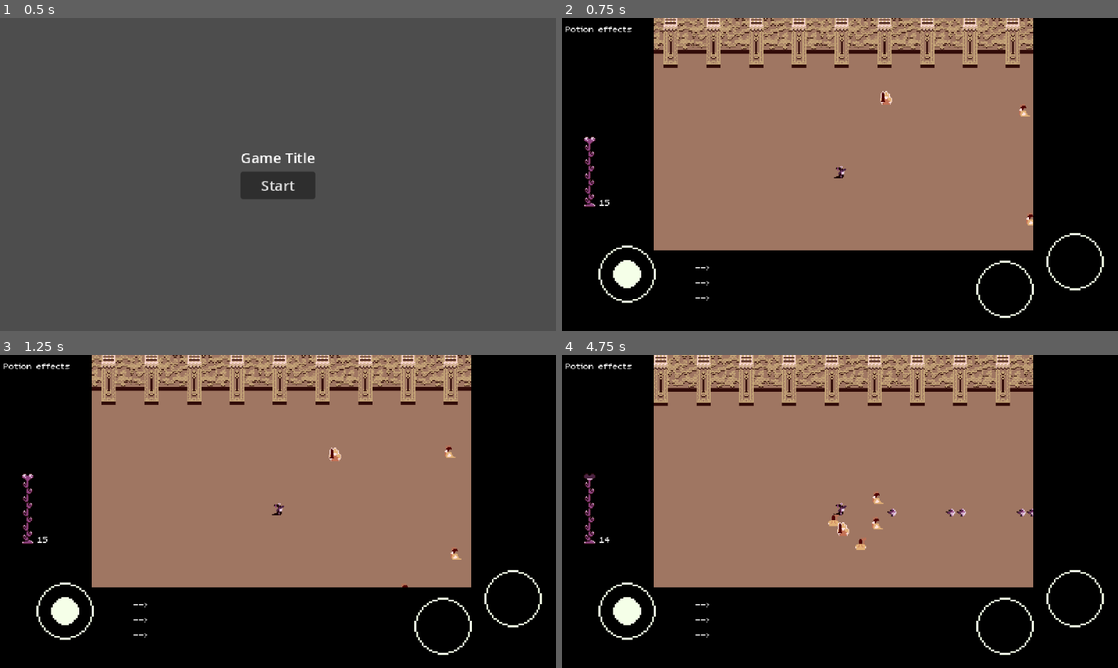
Above: before the commit, frames 1-4 (two rows, left to right).
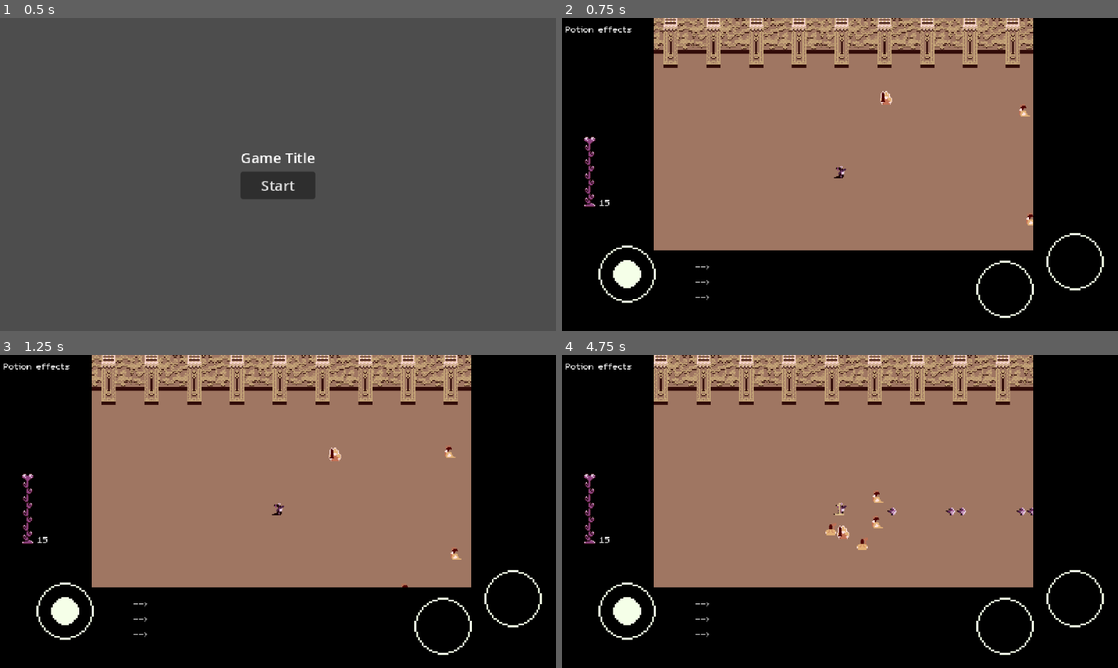
Above: after the commit, the same moments.

Repository: DanWaywell/collab_jam_game
Game: Godot game, scene res://menu/start_menu.tscn
The game is run twice, just before and just after one commit, with the same random seed, the same clock (stepped at 60 frames per second) and the same inputs.
Inputs (mouse positions are in pixels of both pictures, inside the frame that each line leads up to):
- Up to frame 1 (0.5 s): no input
- Up to frame 2 (0.75 s): click "Start" at 0.5 s
- Up to frame 3 (1.25 s): no input
- Up to frame 4 (4.75 s): move the mouse to (962, 495) at 1.27 s; hold D (move_right) 1.28-2 s; hold Space (action_1) 1.28-2 s; click (962, 495) at 1.42 s; drag from (728, 527) to (917, 577) at 2.02 s; move the mouse to (895, 442) at 2.77 s; hold D (move_right) 2.78-3.5 s; hold Space (action_1) 2.78-3.5 s; drag from (812, 574) to (884, 536) at 3.52 s; move the mouse to (1006, 558) at 4.27 s; hold A (move_left) from 4.28 s (still down); hold Space (action_1) from 4.28 s (still down)

Frame 1 is identical in both runs. In frame 2, less than 0.1% of the frame differs, in the area x 0-27%, y 2-91%; in frame 3, less than 0.1%; in frame 4, 4.7%, in the area x 0-85%, y 0-91%.

Commit message:
dmg numbers
+ minor fixes

Diff:
--- /dev/null
+++ b/src/game/dmg_numbers.gd
@@ -0,0 +1,67 @@
+class_name DamageNumbers extends Node
+
+@onready var label = preload("res://ui_common/dmg_popup_number.tscn")
+
+var damage_number_time: float = 0.8
+
+func display_dot_number(value: float, target_position, new_color: Color, is_heal: bool = false):
+#	target_position.y -= 25
+#	target_position.x -= 15
+	var number: RichTextLabel = label.instantiate()
+	var int_value = int(value)
+	number.global_position = target_position
+	if is_heal == true:
+		number.text = "\n[wave amp=25.0 freq=5.0 connected=0]+ " + str(int_value) + "[/wave]"
+	else:
+		number.text = "\n[wave amp=25.0 freq=5.0 connected=0]" + str(int_value) + "[/wave]"
+
+	number.z_index = 6
+
+	number.add_theme_color_override("default_color", new_color)
+	call_deferred("add_child",number)
+
+	await number.ready
+	number.pivot_offset =(number.size / 2)
+
+	var tween2 = self.create_tween().bind_node(number).set_trans(Tween.TRANS_ELASTIC).set_ease(Tween.EASE_OUT)
+	tween2.tween_property(number, "global_position", (target_position + Vector2 (0,-60)), damage_number_time).from(target_position)
+
+	await tween2.finished
+
+	number.visible = false
+	remove_child(number)
+	number.queue_free()
+
+func display_numbers(value: float, _target_position: Vector2,target, _is_critical: bool = false, new_color: Color = Color.WEB_PURPLE):
+	# TODO : color for Overload
+	_target_position = target.global_position
+	_target_position.y -= 25
+	_target_position.x -= 5
+	var number: RichTextLabel = label.instantiate()
+	var int_value = int(value)
+	number.global_position = _target_position
+	number.text = "[wave amp=25.0 freq=5.0 connected=0]" + str(int_value) + "[/wave]"
+	number.z_index = 6
+	var color = new_color
+
+	if _is_critical:
+		color = "#B22"
+		number.scale = Vector2(1.5,1.5)
+	if value == 0:
+		color = "#FFF8"
+	number.add_theme_color_override("default_color", color)
+	target.add_child(number)
+
+	await get_tree().process_frame
+	if is_instance_valid(number):
+		number.pivot_offset =(number.size / 2)
+		print("number pos", number.global_position)
+		var tween2 = number.create_tween().bind_node(number).set_trans(Tween.TRANS_ELASTIC).set_ease(Tween.EASE_OUT)
+		tween2.tween_property(number, "global_position", ( _target_position + Vector2 (0,-20)), 0.4).from(_target_position)
+
+	await get_tree().create_timer(0.7).timeout
+	if is_instance_valid(number):
+		print("number pos", number.global_position)
+		number.visible = false
+		target.remove_child(number)
+		number.queue_free()
--- a/src/game/global_data.gd
+++ b/src/game/global_data.gd
@@ -12,6 +12,11 @@
 var projectile_speed := 80.0
 var velocity
 
+
+#colors
+var enemy_color: Color = Color(0.81, 0.199, 0.0)
+var rival_color: Color = Color(0.883, 0.761, 0.561)
+
 # enemy vars
 var attack_cooldown = 1.0
 var attacking = false
--- a/src/game/global_game_manager.gd
+++ b/src/game/global_game_manager.gd
@@ -21,6 +21,8 @@
 signal mob_spawned(mob:Mob)
 
 @onready var debug_overlay = $debug_overlay
+@onready var popup_numbers: DamageNumbers = $dmg_numbers
+
 
 func _ready() -> void:
 	enemy_killed_by_player.connect(quickness_combo)
--- a/src/game/global_game_manager.tscn
+++ b/src/game/global_game_manager.tscn
@@ -1,7 +1,8 @@
-[gd_scene load_steps=4 format=3 uid="uid://xcdvgkn005ur"]
+[gd_scene load_steps=5 format=3 uid="uid://xcdvgkn005ur"]
 
 [ext_resource type="Script" uid="uid://b15yelixhw54w" path="res://game/global_game_manager.gd" id="1_7rmnk"]
 [ext_resource type="Script" uid="uid://cwmktv3cd0l8d" path="res://game/debug_overlay.gd" id="2_eh8v3"]
+[ext_resource type="Script" uid="uid://duyxmk8ck8qx5" path="res://game/dmg_numbers.gd" id="3_6vcaf"]
 
 [sub_resource type="Theme" id="Theme_l7gmg"]
 Label/colors/font_color = Color(1, 0.292141, 0.752612, 1)
@@ -241,5 +242,8 @@
 [node name="Button" type="Button" parent="debug_overlay/Potions"]
 layout_mode = 2
 
+[node name="dmg_numbers" type="Node" parent="."]
+script = ExtResource("3_6vcaf")
+
 [connection signal="timeout" from="quick_kill_timer" to="." method="_on_quick_kill_timer_timeout"]
 [connection signal="timeout" from="quick_kill_timer_rival" to="." method="_on_quick_kill_timer_rival_timeout"]
--- a/src/opponent/opponent.gd
+++ b/src/opponent/opponent.gd
@@ -17,7 +17,7 @@
 func attack_player(body: Player):
 	if GlobalData.attacking == false:
 		GlobalData.attacking = true
-		body.take_damage(1,self)
+		body.take_damage(1,self, GlobalData.enemy_color)
 		GlobalData.attack_timer()
 	pass
 
@@ -85,9 +85,10 @@
 
 
 var last_hit_source: CharacterBody2D
-func take_damage(damage, source: CharacterBody2D):
+func take_damage(damage, source: CharacterBody2D, color: Color):
 	health -= damage
 	last_hit_source = source
+	GlobalGameManager.popup_numbers.display_numbers(damage, global_position, self, false, color)
 
 
 func check_health():
@@ -96,6 +97,11 @@
 			GlobalGameManager.enemy_killed_by_player.emit(self)
 		if last_hit_source is Rival:
 			GlobalGameManager.enemy_killed_by_rival.emit(self)
+
+		# wait a bit before queue_free to show the dmg number
+		$attack_reach/CollisionShape2D.disabled = true
+		$Sprite2D.visible = false
+		await get_tree().create_timer(0.7).timeout
 		queue_free()
 
 
--- a/src/opponent/opponent.tscn
+++ b/src/opponent/opponent.tscn
@@ -14,6 +14,7 @@
 [node name="Opponent" type="CharacterBody2D" groups=["mobs"]]
 collision_layer = 4
 collision_mask = 3
+motion_mode = 1
 script = ExtResource("1_sq63s")
 
 [node name="CollisionShape2D" type="CollisionShape2D" parent="."]
--- a/src/player/character.gd
+++ b/src/player/character.gd
@@ -55,6 +55,7 @@
 	new_projectile.damage = GlobalData.dmg
 	new_projectile.position = position
 	new_projectile.source = self
+	new_projectile.color = Color.WEB_PURPLE
 	new_projectile.direction = direction_facing
 	add_sibling(new_projectile)
 
@@ -73,11 +74,13 @@
 				direction_facing = Vector2.UP
 
 
-func take_damage(damage, _source: CharacterBody2D):
+func take_damage(damage, _source: CharacterBody2D, color: Color):
 	if damage > 0:
 		GlobalData.health -= damage
 		GlobalGameManager.player_takes_damage.emit()
 	GlobalGameManager.player_got_hit.emit()
+	GlobalGameManager.popup_numbers.display_numbers(damage, global_position,self, false, color)
+
 
 func check_health():
 	if GlobalData.health < 1:
--- a/src/potion/negative_effects/icy_floor.gd
+++ b/src/potion/negative_effects/icy_floor.gd
@@ -1,8 +1,9 @@
 class_name IcyFloor extends NegPotionComp
 
 ## under 20!
-@export var modifier: int
+@export var modifier: float
 func apply():
-	GlobalData.acceleration -= modifier
+	GlobalData.deceleration = modifier
+	print("applied icy floor")
 	#show the UI / HUD Icon
 	pass
--- a/src/potion/positive_effects/more_dmg_while_moving.gd
+++ b/src/potion/positive_effects/more_dmg_while_moving.gd
@@ -4,18 +4,23 @@
 @export var added_dmg: int
 var calculated_dmg: int
 var base_dmg: int
+var calculated: bool = false
 
-func on_apply():
+func apply():
 	calc_dmg()
 	pass
 
 func effect_process():
-	if GlobalData.velocity > Vector2.ZERO:
-		GlobalData.dmg = calculated_dmg
-	else:
-		GlobalData.dmg = base_dmg
-		pass
+	if calculated == true:
+		print(GlobalData.velocity)
+		if GlobalData.velocity != Vector2.ZERO:
+			GlobalData.dmg = calculated_dmg
+		else:
+			GlobalData.dmg = base_dmg
+			pass
 
 func calc_dmg():
 	base_dmg = GlobalData.dmg
 	calculated_dmg = GlobalData.dmg + added_dmg
+	print("calc dmg = ", calculated_dmg)
+	calculated = true
--- a/src/potion/potion_effects.tscn
+++ b/src/potion/potion_effects.tscn
@@ -17,10 +17,10 @@
 
 [sub_resource type="Resource" id="Resource_pu5hk"]
 script = ExtResource("3_pu5hk")
-added_dmg = 25
+added_dmg = 1
 name = " of the Windblade"
-description = "Adds 25 DMG while moving, but"
-description_small = "25 DMG while moving"
+description = "Adds 1 DMG while moving, but"
+description_small = "1 DMG while moving"
 metadata/_custom_type_script = "uid://dsdkaw0kd2i5w"
 
 [sub_resource type="Resource" id="Resource_xxwcp"]
@@ -49,7 +49,7 @@
 
 [sub_resource type="Resource" id="Resource_tqsle"]
 script = ExtResource("7_rqyw7")
-modifier = 12
+modifier = 0.2
 name = "Freezing"
 description = " your feet are now sliding on the Floor"
 description_small = "Floor sliding"
@@ -84,7 +84,7 @@
 [sub_resource type="Resource" id="Resource_bqx73"]
 script = ExtResource("13_hui8k")
 max_counter = 5
-name = "substance"
+name = " substance"
 description = " if you lose a quickness Combo 5 times"
 description_small = "lose QuickCombo 5 times"
 condition_node_path = "res://potion/conditions/lose_quick_combo_node.tscn"
--- a/src/projectile/projectile.gd
+++ b/src/projectile/projectile.gd
@@ -4,6 +4,7 @@
 var speed = 80.0
 var direction = Vector2.RIGHT
 var damage = 1
+var color: Color
 
 @export var source: CharacterBody2D
 
@@ -19,7 +20,7 @@
 func _on_body_entered(body: Node2D) -> void:
 	if body.has_method("take_damage"):
 		if is_instance_valid(source):
-			body.take_damage(damage, source)
+			body.take_damage(damage, source, color)
 
 	queue_free()
 
--- a/src/rival/rival.gd
+++ b/src/rival/rival.gd
@@ -61,7 +61,7 @@
 			if target_in_reach.has(current_target):
 				if current_target.health > 0:
 					print("Rival damaged Mob")
-					current_target.take_damage(1,self)
+					current_target.take_damage(1,self, GlobalData.rival_color)
 					attacking = true
 					#await get_tree().create_timer(0.8).timeout
 					attack()
--- a/src/rival/rival.tscn
+++ b/src/rival/rival.tscn
@@ -14,6 +14,7 @@
 
 [node name="Rival" type="CharacterBody2D"]
 collision_layer = 2
+motion_mode = 1
 script = ExtResource("1_3fwa0")
 
 [node name="Sprite2D" type="Sprite2D" parent="."]
--- /dev/null
+++ b/src/ui_common/dmg_popup_number.tscn
@@ -0,0 +1,12 @@
+[gd_scene load_steps=2 format=3 uid="uid://dq4828e6gsakw"]
+
+[ext_resource type="FontFile" uid="uid://vwbeqsy0vrjp" path="res://ui_common/m5x7.ttf" id="1_10hlx"]
+
+[node name="dmg_popup_number" type="RichTextLabel"]
+clip_contents = false
+anchors_preset = -1
+theme_override_fonts/normal_font = ExtResource("1_10hlx")
+theme_override_font_sizes/normal_font_size = 32
+bbcode_enabled = true
+fit_content = true
+scroll_active = false
Not shown, added: src/game/dmg_numbers.gd.uid
